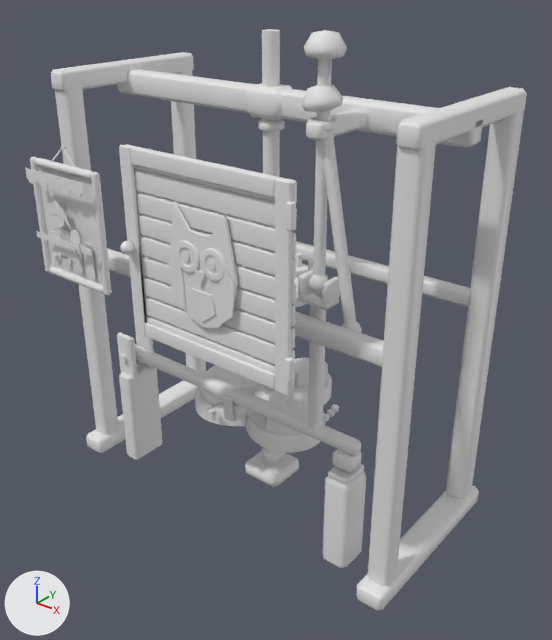
Before and after pictures for a commit that changed the FBX model Assets/SpookyStreet/Content/Resources/Models/Environment/WorkshopMechanism.fbx.
One viewpoint serves both versions: a camera (50 mm lens) standing at (2.217, -2.056, 2.666) and looking at (0.129, 0.554, 1.048). Lighting does not change. The marker at lower left points along +X, +Y and +Z. The first picture is the older version. Where no turn or scale is listed for an object, it has been applied to the vertices.

The scene before the commit, as lines of its bpy script (objects in view):
```python
me_kitphoto = bpy.data.meshes.new('KitPhoto')
me_kitphoto.from_pydata(...)  # 416 vertices, 710 faces; spans x -0.235..0.235, y -0.091..-0.002, z -0.285..0.37
me_kitphoto.materials.append(mat_workshopmechanism)  # white #e7e7e7
me_servicepanel = bpy.data.meshes.new('ServicePanel')
me_servicepanel.from_pydata(...)  # 704 vertices, 1260 faces; spans x -0.894..0.013, y -0.09..0.015, z 0.006..0.864
me_servicepanel.materials.append(mat_workshopmechanism)  # white #e7e7e7
me_workshopmechanism = bpy.data.meshes.new('WorkshopMechanism')
me_workshopmechanism.from_pydata(...)  # 494 vertices, 770 faces; spans x -1.02..1.02, y 0.18..1.18, z 0.0..2.15
me_workshopmechanism.materials.append(mat_workshopmechanism)  # white #e7e7e7
ob_kitphoto = bpy.data.objects.new('KitPhoto', me_kitphoto)
ob_kitphoto.location = (-0.62, 0.0, 1.52)
ob_servicepanel = bpy.data.objects.new('ServicePanel', me_servicepanel)
ob_servicepanel.location = (0.65, 0.02, 1.08)
ob_workshopmechanism = bpy.data.objects.new('WorkshopMechanism', me_workshopmechanism)
ob_workshopmechanism.location = (0.0, 0.0, 0.0)
# also in view: 'Follower' at (-0.03, 0.38, 0.975); 'LinkArm_Slipped' at (0.565, 0.38, 1.695); 'Cam' at (0.0, 0.711, 1.2); 'LinkArm_Seated' at (0.5, 0.38, 1.878)
```
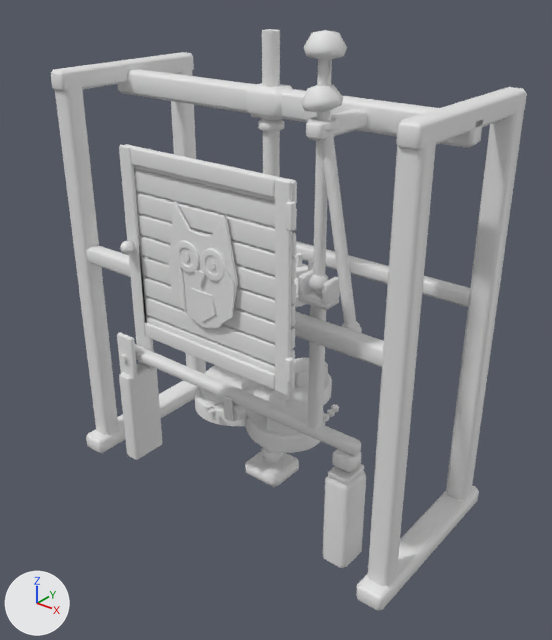
What changed in the scene script:
```text
Remove ob_kitphoto:
    ob_kitphoto = bpy.data.objects.new('KitPhoto', me_kitphoto)
    ob_kitphoto.location = (-0.62, 0.0, 1.52)
```

Where the change shows, as pixel boxes (x1, y1, x2, y2) in the pictures (552 x 640 px):
'KitPhoto', deleted
    before: (25, 144, 112, 295)
